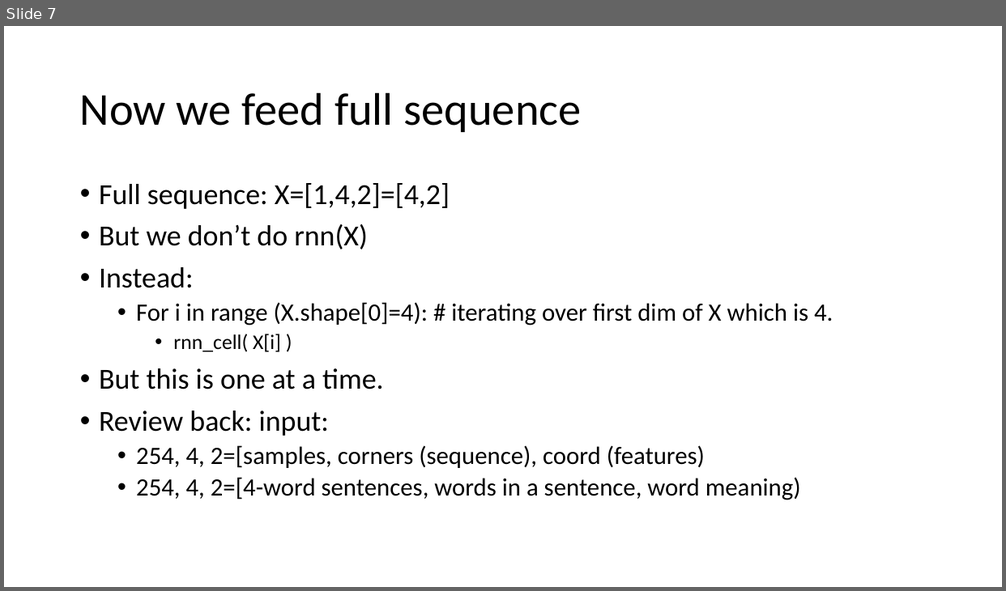
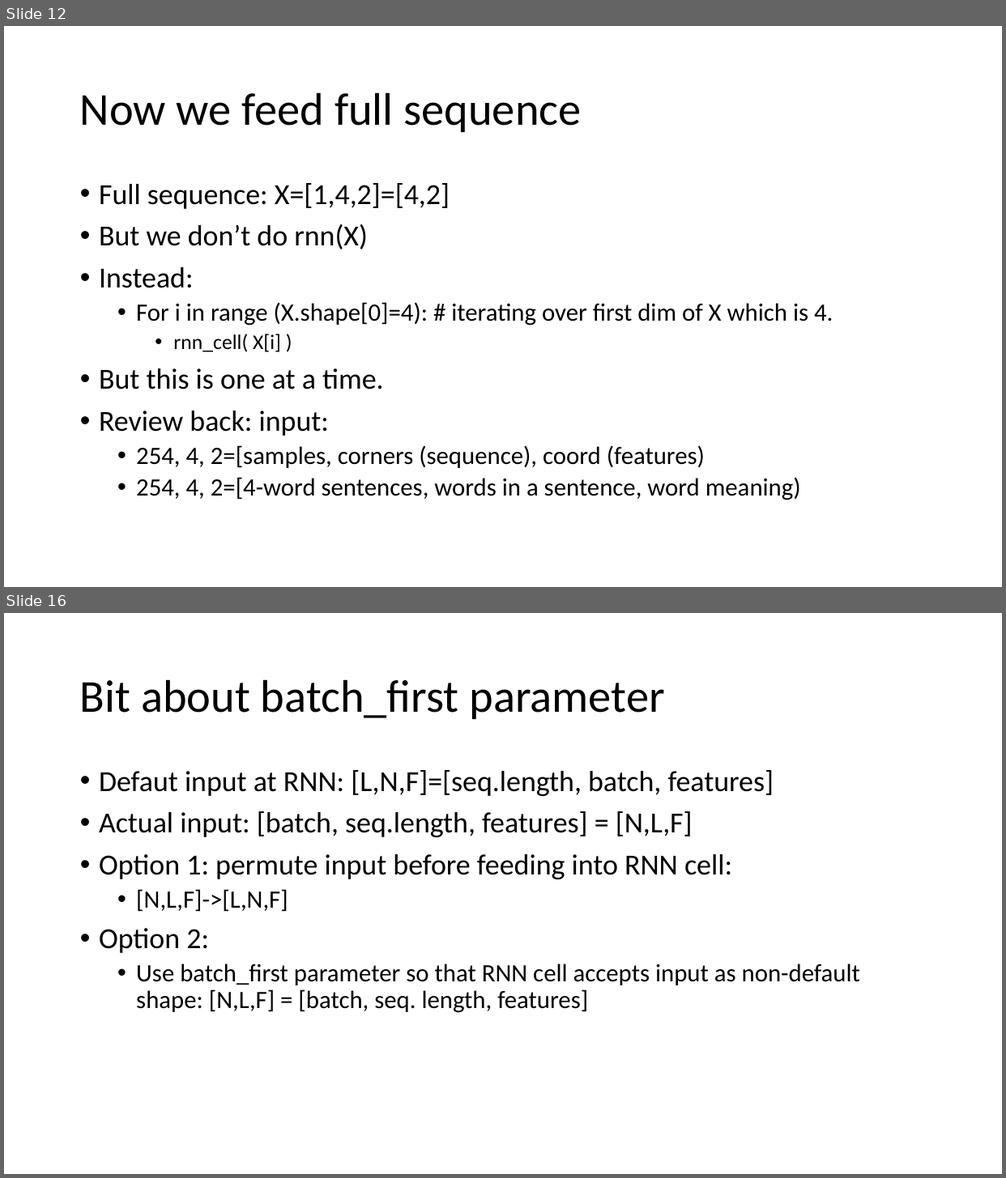
Before and after one commit to ggankhuy/codelab-scripts-github, a slide deck: ml/tf/tf-from-scratch/3/code-exercises/ml-models-from-scratch.pptx. Shown one above the other, each under a label of ours: slide 7 before the commit, slides 12 and 16 after it; the slides between them are not shown. The pictures are 1006x591 and 1006x1178 pixels, drawn with LibreOffice and Linux fonts; fonts in the diff are those of the drawing. Boxes give left, top, right and bottom in pixels: in the first picture for what was removed or moved away, otherwise in the second. Text is boxed around its words. In the diff, an @@ line names an element or a change of style, - is before the commit and + after.

```diff
--- a/ml/tf/tf-from-scratch/3/code-exercises/ml-models-from-scratch.pptx
+++ b/ml/tf/tf-from-scratch/3/code-exercises/ml-models-from-scratch.pptx
@@ slide 16 added at (4,613,1002,1174), background #FFFFFF @@
@@ title added at (80,679,665,719), 44 pt, text #000000 @@
+Bit about batch_first parameter
@@ text added at (99,770,860,1013), 28 pt, text #000000 @@
+• Defaut input at RNN: [L,N,F]=[seq.length, batch, features]
+• Actual input: [batch, seq.length, features] = [N,L,F]
+• Option 1: permute input before feeding into RNN cell:
+  • [N,L,F]->[L,N,F]
+• Option 2:
+  • Use batch_first parameter so that RNN cell accepts input as non-default shape: [N,L,F] = [batch, seq. length, features]
@@ what was slide 7 is now slide 12 @@
```
Also in this commit, not shown: 1 slide changed, 8 other slides added, 1 other file.
